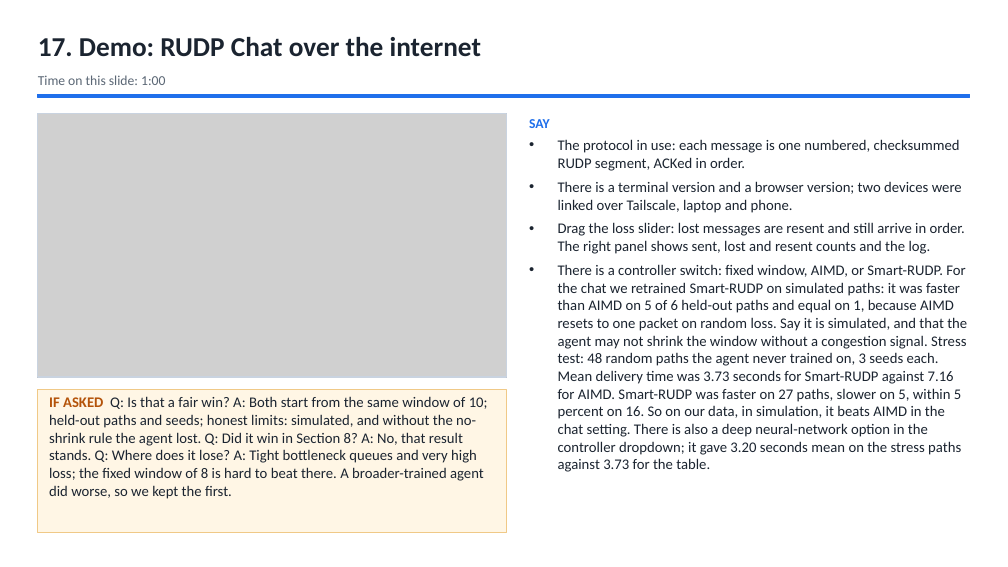
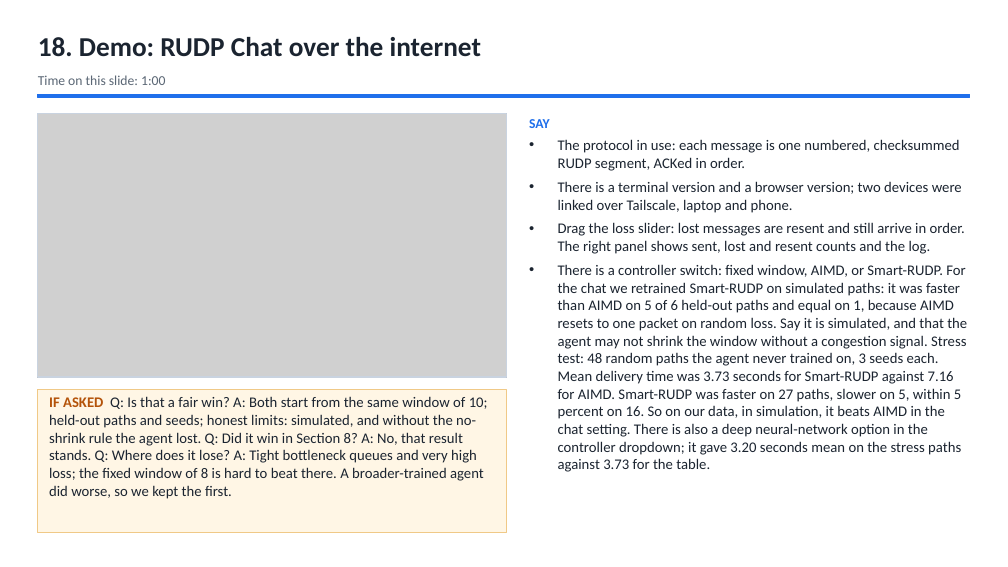
Before and after one commit to Capsturrrr/REPLIC, a slide deck: slide 20 of docs/final/RUDP_Host_Guide.pptx (slide 19 before the commit). Drawn at 1008x567 pixels with LibreOffice and Linux fonts; fonts in the diff are those of the drawing; grey boxes stand for pictures. Boxes give left, top, right and bottom in pixels: in the first picture for what was removed or moved away, otherwise in the second. Text is boxed around its words. In the diff, an @@ line names an element or a change of style, - is before the commit and + after.

```diff
--- a/docs/final/RUDP_Host_Guide.pptx
+++ b/docs/final/RUDP_Host_Guide.pptx
@@ text at [38, 37, 481, 57]: text changed @@
-17. Demo: RUDP Chat over the internet
+18. Demo: RUDP Chat over the internet
```
Also in this commit, not shown: 38 other slides changed, 1 slide added, 6 other files.
